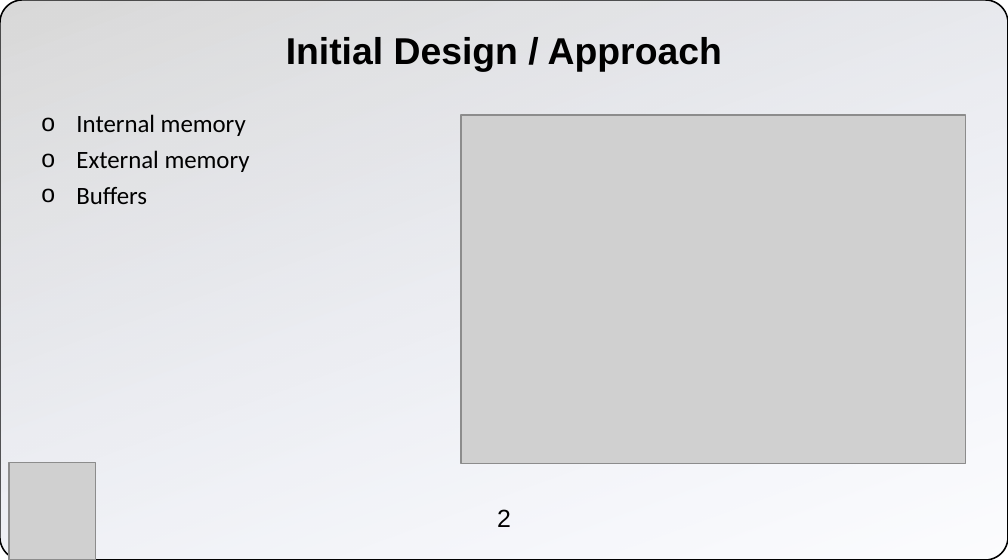
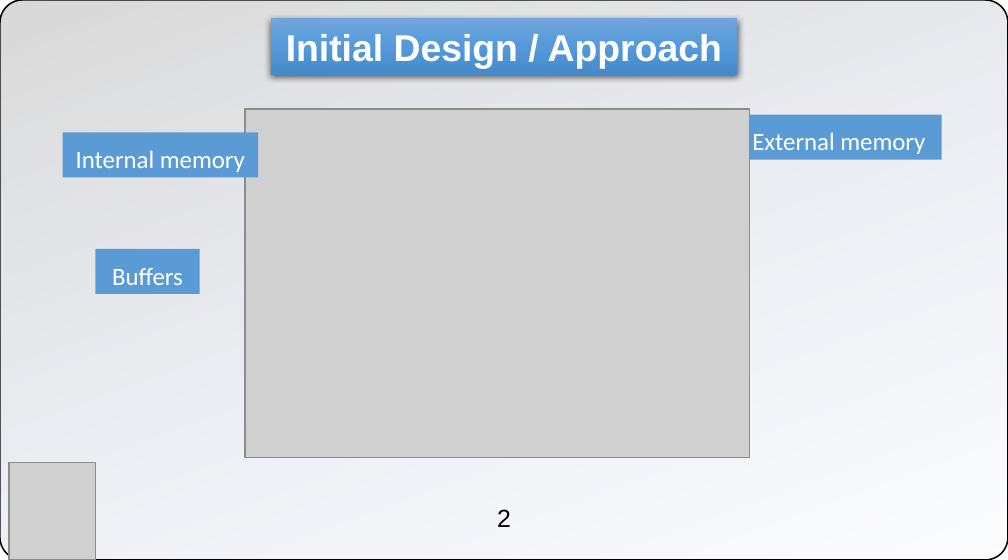
Before and after one commit to m-sabihul-hasan/cs201-s20-final-project-lightning-panthers, a slide deck: slide 2 of Buffer Tree - Poster Presentation.pptx. Drawn at 1008x560 pixels with LibreOffice and Linux fonts; fonts in the diff are those of the drawing; grey boxes stand for pictures; background and template pictures are left out. Boxes give left, top, right and bottom in pixels: in the first picture for what was removed or moved away, otherwise in the second. Text is boxed around its words. In the diff, an @@ line names an element or a change of style, - is before the commit and + after.

```diff
--- a/Buffer Tree - Poster Presentation.pptx
+++ b/Buffer Tree - Poster Presentation.pptx
@@ rectangle "Initial Design / Approach": place and size @@
-rectangle "Initial Design / Approach" at [286,37,722,71]
+rectangle "Initial Design / Approach" at [271,18,738,74]
@@ rectangle "Initial Design / Approach" at [271,18,738,74]: text colour #000000 to #FFFFFF; fill none to gradient #71A6DB to #559BDB to #448ACA; shadow on @@
@@ text in rectangle at [76,114,246,136]: paragraph removed @@
-o Internal memory
@@ picture: place and size @@
-picture at [461,115,967,464]
+picture at [245,109,750,457]
@@ rectangle "External memory": place and size @@
-rectangle "External memory" at [76,114,250,204]
+rectangle "External memory" at [736,114,941,159]
@@ rectangle "External memory" at [736,114,941,159]: text colour #000000 to #FFFFFF; alignment left to centre; bullet o to none; fill none to #5B9BD5 @@
@@ rectangle added at [63,132,259,177], fill #5B9BD5, 16 pt, text #FFFFFF @@
+Internal memory
@@ text in rectangle at [76,187,147,204]: paragraph removed @@
-o Buffers
@@ rectangle added at [95,249,199,293], fill #5B9BD5, 16 pt, text #FFFFFF @@
+Buffers
```
Also in this commit, not shown: 3 other slides changed.
